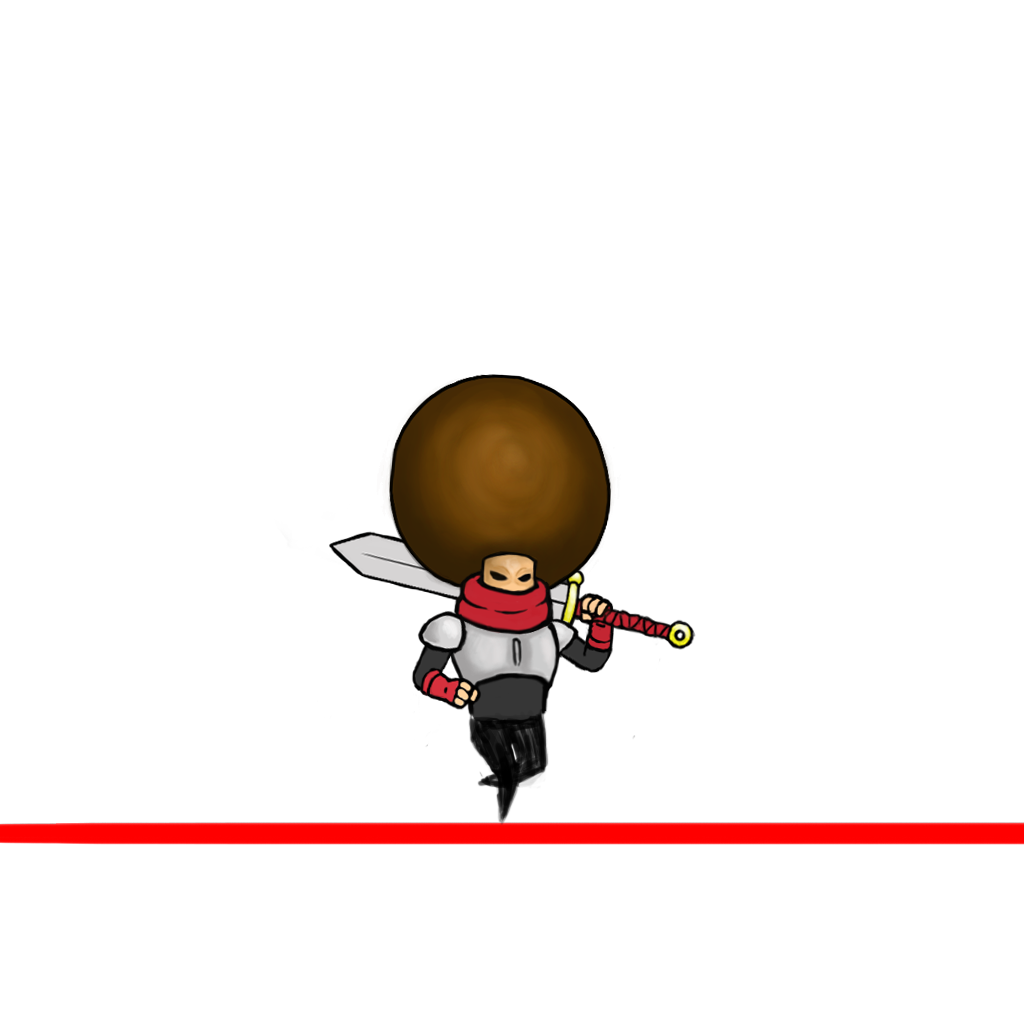
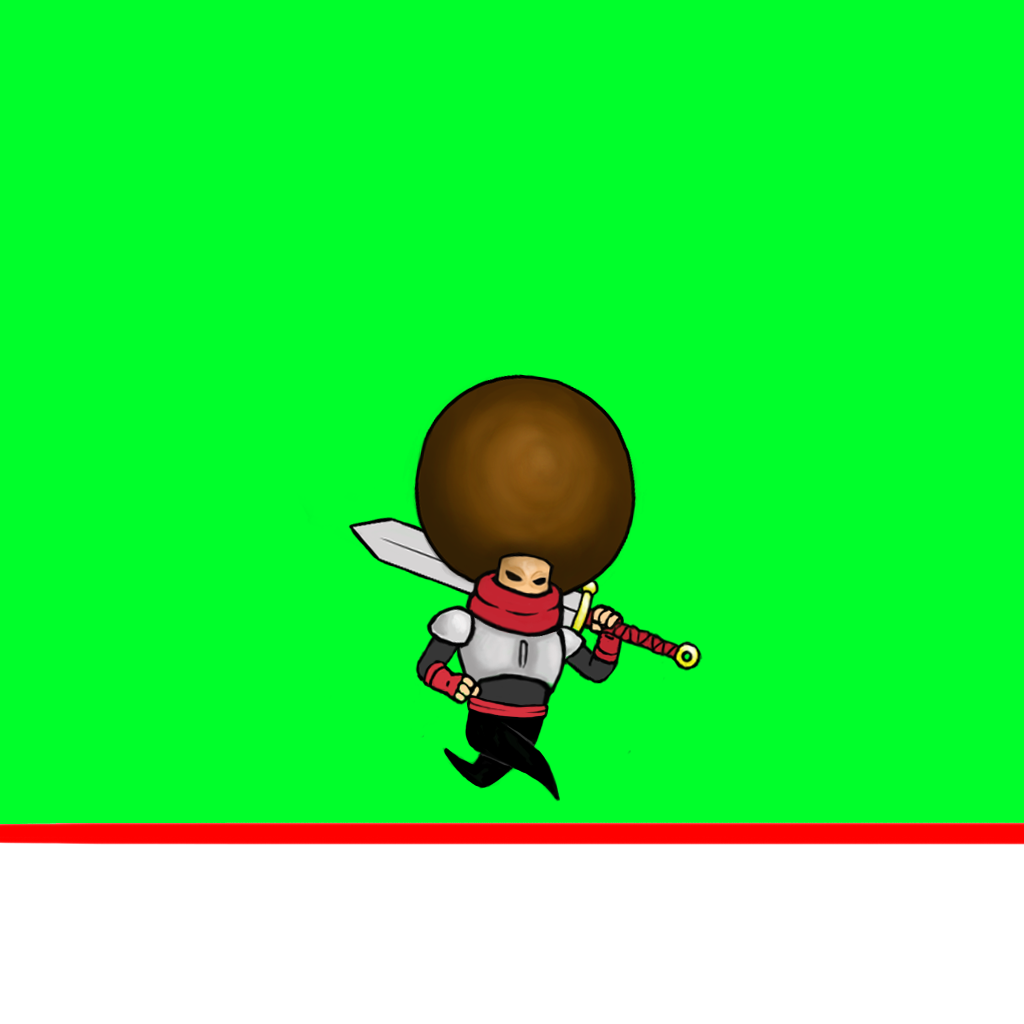
Layered file, before and after one edit (1024px x 1024px). Changes by layer:
hid "Layer 4 copy" over box(468, 708, 549, 825)
added layer "3" above "2" over box(442, 694, 561, 802)
painted on "Mano" (1st of 4, in "FRAME01" › "BrazoDerecho") over box(419, 659, 483, 711)
painted on "Brazo" (1st of 4, in "FRAME01" › "BrazoDerecho") over box(274, 487, 673, 755)
painted on "Cara" (1st of 2, in "FRAME01" › "Cuerpo") over box(382, 374, 647, 639)
painted on "Pelo" (1st of 2, in "FRAME01" › "Cuerpo") over box(376, 373, 645, 604)
painted on "Torso" (1st of 2, in "FRAME01" › "Cuerpo") over box(376, 387, 647, 728)
painted on "Capa 6" (1st of 2, in "FRAME01" › "Espada") over box(329, 516, 703, 672)
painted on "Mano" (2nd of 4, in "FRAME01" › "BrazoIzquierdo") over box(571, 591, 652, 685)
painted on "Brazo" (2nd of 4, in "FRAME01" › "BrazoIzquierdo") over box(533, 613, 605, 682)
painted on "Capa 0" over box(0, 0, 1024, 824)
